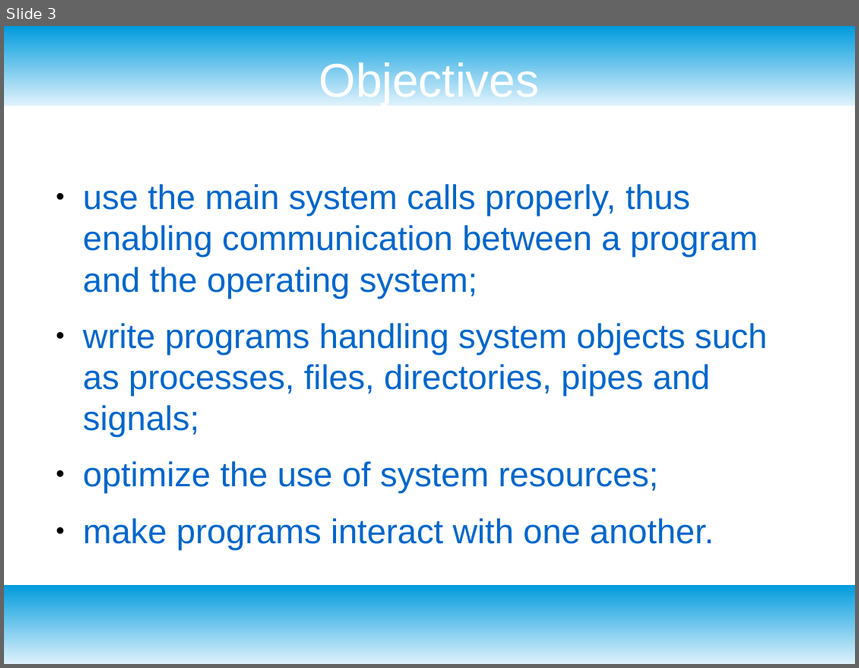
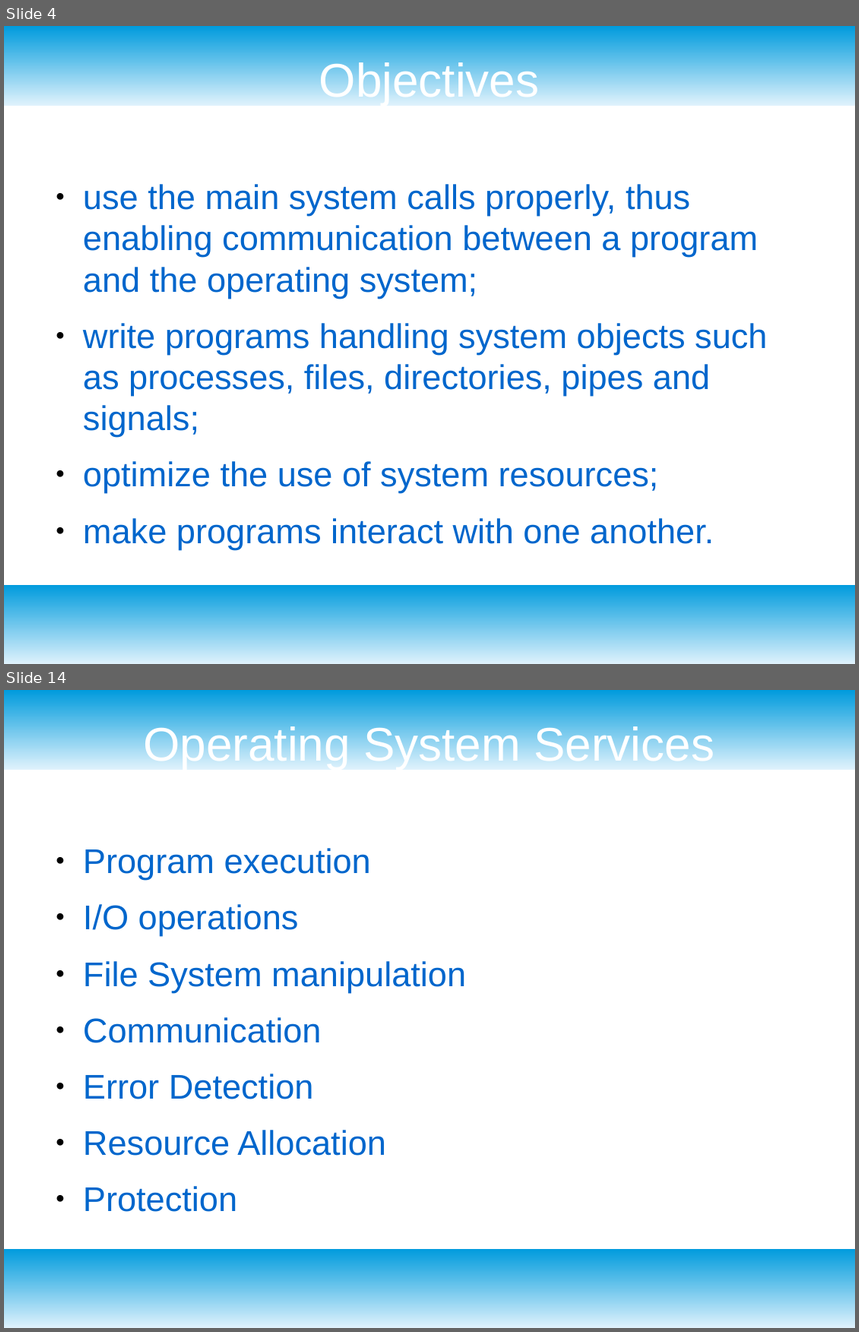
Before and after one commit to alievako/systemprogramming, a slide deck: lc1.odp. Shown one above the other, each under a label of ours: slide 3 before the commit, slides 4 and 14 after it; the slides between them are not shown. The pictures are 859x668 and 859x1332 pixels, drawn with LibreOffice and Linux fonts; fonts in the diff are those of the drawing. Boxes give left, top, right and bottom in pixels: in the first picture for what was removed or moved away, otherwise in the second. Text is boxed around its words. In the diff, an @@ line names an element or a change of style, - is before the commit and + after.

```diff
--- a/lc1.odp
+++ b/lc1.odp
@@ slide 14 added at box(4, 690, 855, 1328), background #FFFFFF; not listed: 2 template elements that a slide beside it also shows @@
@@ title added at box(144, 723, 715, 770), 44 pt, text #FFFFFF @@
+Operating System Services
@@ text added at box(83, 848, 466, 1212), 32 pt, text #0066CC @@
+● Program execution
+● I/O operations
+● File System manipulation
+● Communication
+● Error Detection
+● Resource Allocation
+● Protection
@@ what was slide 3 is now slide 4 @@
```
Also in this commit, not shown: 2 slides changed, 38 other slides added, 1 slide removed, 4 other files.
